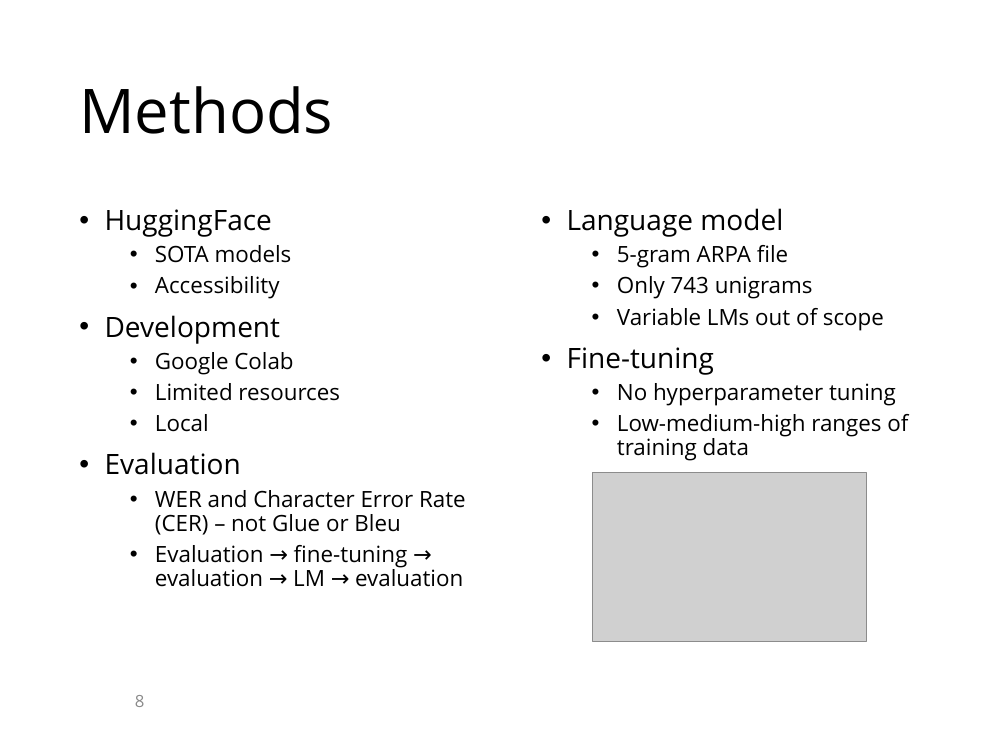
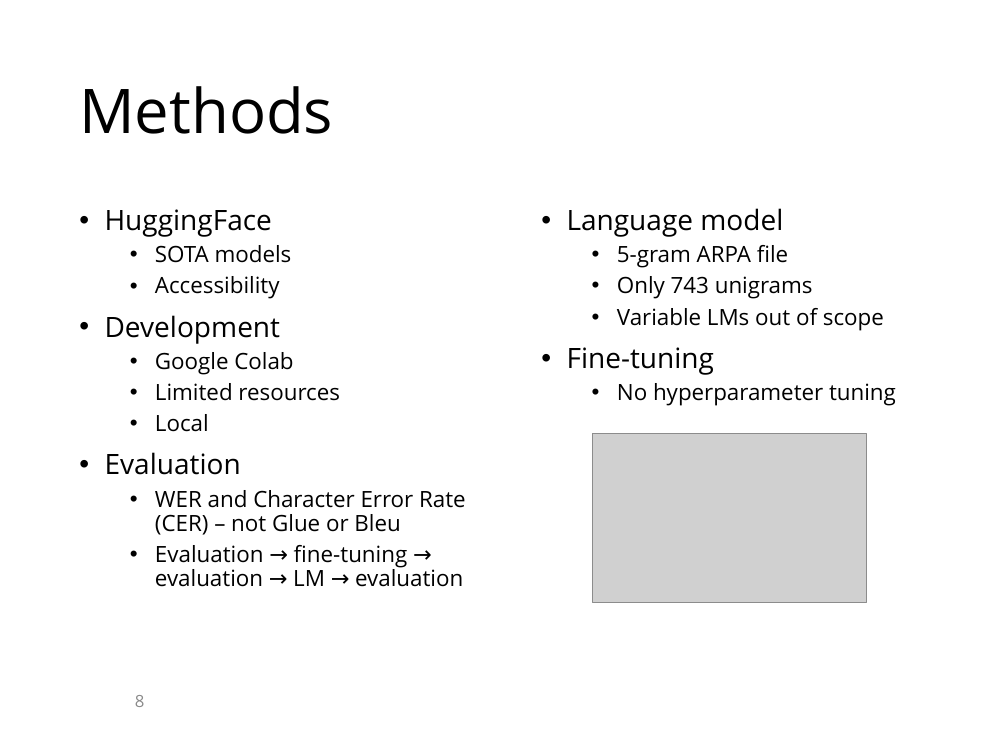
Before and after one commit to KaranChand/ATC, a slide deck: slide 8 of Thesis presentation ATC.pptx. Drawn at 1008x756 pixels with LibreOffice and Linux fonts; fonts in the diff are those of the drawing; grey boxes stand for pictures; background and template pictures are left out. Boxes give left, top, right and bottom in pixels: in the first picture for what was removed or moved away, otherwise in the second. Text is boxed around its words. In the diff, an @@ line names an element or a change of style, - is before the commit and + after.

```diff
--- a/Thesis presentation ATC.pptx
+++ b/Thesis presentation ATC.pptx
@@ text at (617, 414, 908, 461): paragraph removed @@
-  • Low-medium-high ranges of training data
@@ picture: place and size @@
-picture at (593, 473, 867, 641)
+picture at (593, 433, 867, 602)
```
Also in this commit, not shown: 14 other slides changed.
